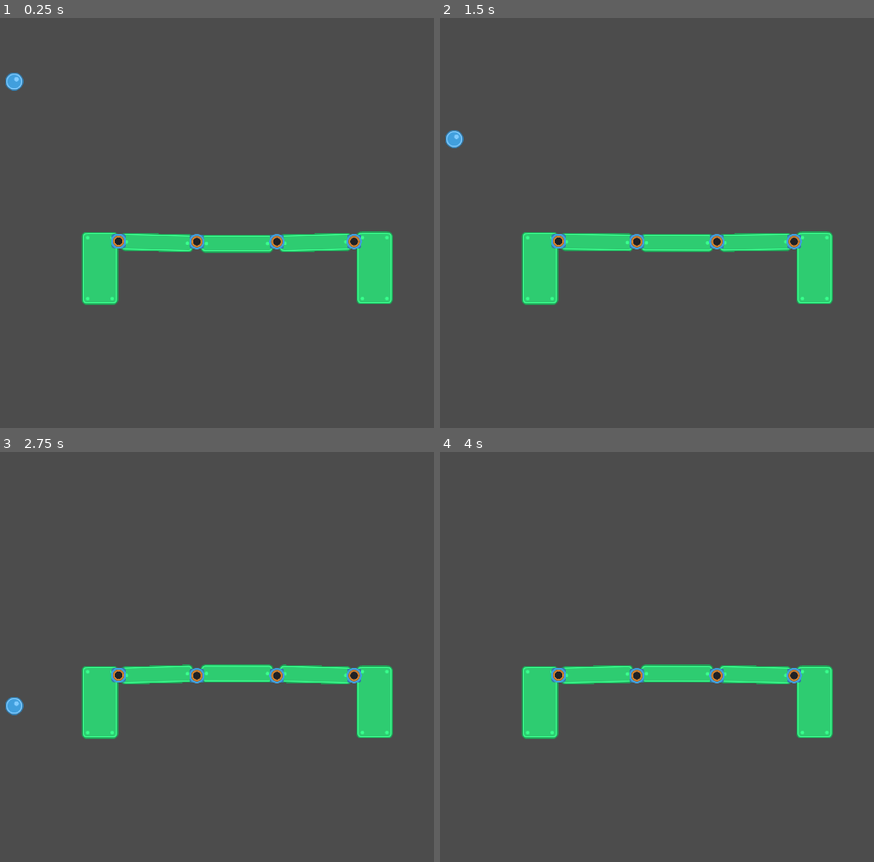
Above: before the commit, frames 1-4 (two rows, left to right).
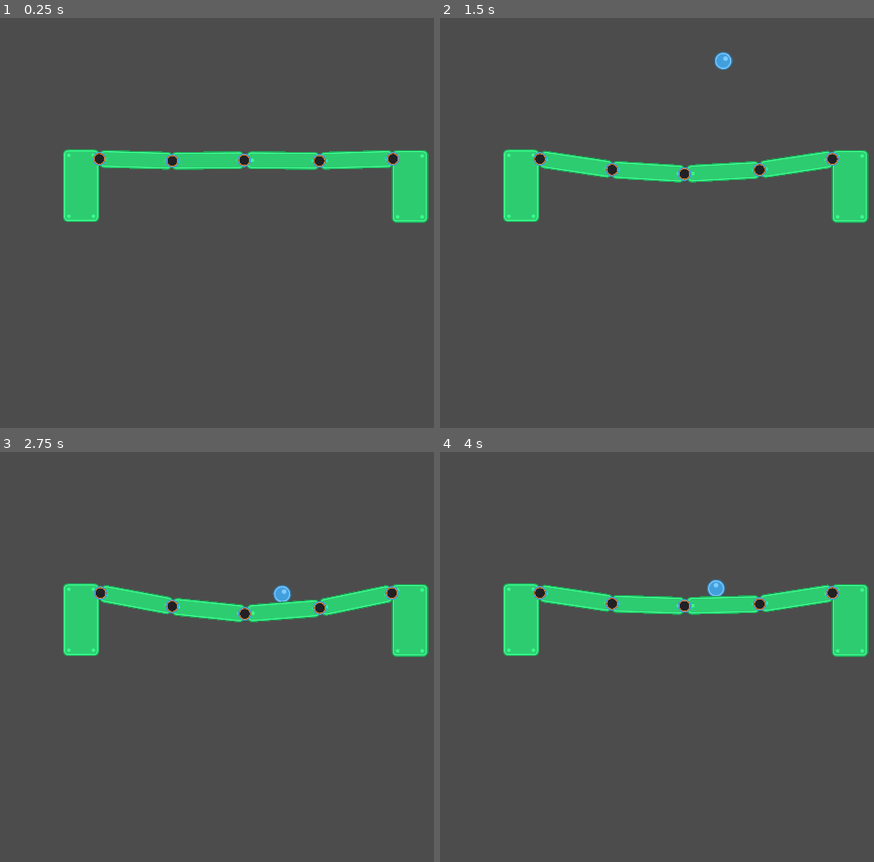
Above: after the commit, the same moments.

Repository: Trece-1101/BreakAndScore
Game: Godot game, scene res://Levels/TestLevel.tscn
Two runs of this game, one before a commit and one after it. Both use one fixed random seed, a clock stepped at 60 frames per second and the inputs below.
Inputs:
- Up to frame 1 (0.25 s): no input
- Up to frame 2 (1.5 s): no input
- Up to frame 3 (2.75 s): no input
- Up to frame 4 (4 s): no input

The runs differ from the first frame. In frame 1, 11% of the frame differs, in the area x 1-99%, y 13-70%; in frame 2, 12%; in frame 3, 12%, in the area x 1-99%, y 32-70%; in frame 4, 12%.

Commit message:
agregado joints

Diff:
--- /dev/null
+++ b/Characters/Block/Block.gd
@@ -0,0 +1,30 @@
+class_name Block
+extends RigidBody2D
+
+export var is_left_extreme:bool = false
+export var is_right_extreme:bool = false
+
+func _ready() -> void:
+	# a if cond else b
+	#var offset:int = -64 if is_left_extreme else 64
+	$Joint.global_position = Vector2(global_position.x + 64, global_position.y);
+	$PinJoint.global_position = $Joint.global_position
+
+	$PinJoint.node_a = self.get_path()
+
+	if is_left_extreme or is_right_extreme:
+		$PinJoint.softness = 0.01
+
+func assign_node_b(other_node: Object) -> void:
+	$PinJoint.node_b = other_node.get_path()
+
+func add_sprite_and_joint(other_node: Object) -> void:
+	var new_sprite := $Joint.duplicate()
+	new_sprite.global_position = Vector2(-64, 0)
+	var new_joint :PinJoint2D = $PinJoint.duplicate()
+	new_joint.global_position = Vector2(-64, 0)
+	new_joint.softness = 0.01
+	new_joint.node_a = self.get_path()
+	new_joint.node_b = other_node.get_path()
+	add_child(new_sprite)
+	add_child(new_joint)
--- a/Characters/Block/Block.tscn
+++ b/Characters/Block/Block.tscn
@@ -1,13 +1,18 @@
-[gd_scene load_steps=3 format=2]
+[gd_scene load_steps=5 format=2]
 
 [ext_resource path="res://Characters/Block/block_narrow.png" type="Texture" id=1]
+[ext_resource path="res://Characters/Block/hole_large_end_alt.png" type="Texture" id=2]
+[ext_resource path="res://Characters/Block/Block.gd" type="Script" id=3]
 
 [sub_resource type="RectangleShape2D" id=1]
 extents = Vector2( 63, 13.5 )
 
 [node name="Block" type="RigidBody2D"]
+z_index = 20
+z_as_relative = false
 collision_layer = 2
 mass = 100.0
+script = ExtResource( 3 )
 
 [node name="Sprite" type="Sprite" parent="."]
 rotation = 1.5708
@@ -15,3 +20,11 @@
 
 [node name="CollisionShape2D" type="CollisionShape2D" parent="."]
 shape = SubResource( 1 )
+
+[node name="Joint" type="Sprite" parent="."]
+position = Vector2( -64.5157, 0.163895 )
+scale = Vector2( 0.3, 0.3 )
+z_index = 1
+texture = ExtResource( 2 )
+
+[node name="PinJoint" type="PinJoint2D" parent="."]
--- /dev/null
+++ b/Characters/Bridge/Bridge.gd
@@ -0,0 +1,10 @@
+extends Node2D
+
+
+func _ready() -> void:
+	for i in range(0, get_child_count()):
+		var obj := get_child(i)
+		if obj is Block:
+			obj.assign_node_b(get_child(i + 1))
+			if obj.is_left_extreme:
+				obj.add_sprite_and_joint(get_child(i - 1))
--- a/Characters/Joint/Joint.tscn
+++ b/Characters/Joint/Joint.tscn
@@ -2,8 +2,10 @@
 
 [ext_resource path="res://Characters/Joint/hole_small_end_alt.png" type="Texture" id=1]
 
-[node name="Joint" type="PinJoint2D"]
+[node name="Joint" type="Node2D"]
 
 [node name="Sprite" type="Sprite" parent="."]
-scale = Vector2( 0.555595, 0.555595 )
+scale = Vector2( 0.403241, 0.403241 )
 texture = ExtResource( 1 )
+
+[node name="PinJoint2D" type="PinJoint2D" parent="."]
--- a/Levels/TestLevel.tscn
+++ b/Levels/TestLevel.tscn
@@ -3,7 +3,7 @@
 [ext_resource path="res://Characters/Ball/Ball.tscn" type="PackedScene" id=1]
 [ext_resource path="res://Characters/Block/Block.tscn" type="PackedScene" id=2]
 [ext_resource path="res://Characters/Block/block_large.png" type="Texture" id=3]
-[ext_resource path="res://Characters/Joint/Joint.tscn" type="PackedScene" id=4]
+[ext_resource path="res://Characters/Bridge/Bridge.gd" type="Script" id=4]
 
 [sub_resource type="RectangleShape2D" id=1]
 extents = Vector2( 30.1759, 58.9436 )
@@ -11,63 +11,50 @@
 [node name="TestLevel" type="Node"]
 
 [node name="Ball" parent="." instance=ExtResource( 1 )]
-position = Vector2( 108.152, 108.65 )
+position = Vector2( 580.234, -28.5914 )
 
-[node name="Block" parent="." instance=ExtResource( 2 )]
-position = Vector2( 499.144, 392.701 )
+[node name="Bridge" type="Node2D" parent="."]
+position = Vector2( 699.831, 294.455 )
+script = ExtResource( 4 )
 
-[node name="Block2" parent="." instance=ExtResource( 2 )]
-position = Vector2( 358.659, 392.701 )
-
-[node name="Block3" parent="." instance=ExtResource( 2 )]
-position = Vector2( 636.659, 392.701 )
-
-[node name="StaticBody2D" type="StaticBody2D" parent="."]
-position = Vector2( 740.031, 439.136 )
+[node name="StaticBodyLeft" type="StaticBody2D" parent="Bridge"]
+position = Vector2( -474.801, 0 )
 collision_layer = 8
 collision_mask = 0
 __meta__ = {
 "_edit_group_": true
 }
 
-[node name="Sprite" type="Sprite" parent="StaticBody2D"]
+[node name="Sprite" type="Sprite" parent="Bridge/StaticBodyLeft"]
 texture = ExtResource( 3 )
 
-[node name="CollisionShape2D" type="CollisionShape2D" parent="StaticBody2D"]
+[node name="CollisionShape2D" type="CollisionShape2D" parent="Bridge/StaticBodyLeft"]
 shape = SubResource( 1 )
 
-[node name="StaticBody2D2" type="StaticBody2D" parent="."]
-position = Vector2( 258.009, 439.299 )
+[node name="BlockLeft" parent="Bridge" instance=ExtResource( 2 )]
+position = Vector2( -378.27, -47.1434 )
+is_left_extreme = true
+
+[node name="BlockCenterL" parent="Bridge" instance=ExtResource( 2 )]
+position = Vector2( -252.163, -47.1434 )
+
+[node name="BlockCenterR" parent="Bridge" instance=ExtResource( 2 )]
+position = Vector2( -120.103, -47.1434 )
+
+[node name="BlockRight" parent="Bridge" instance=ExtResource( 2 )]
+position = Vector2( 8.97974, -47.1434 )
+is_right_extreme = true
+
+[node name="StaticBodyRight" type="StaticBody2D" parent="Bridge"]
+position = Vector2( 102.144, 1.12247 )
 collision_layer = 8
 collision_mask = 0
 __meta__ = {
 "_edit_group_": true
 }
 
-[node name="Sprite" type="Sprite" parent="StaticBody2D2"]
+[node name="Sprite" type="Sprite" parent="Bridge/StaticBodyRight"]
 texture = ExtResource( 3 )
 
-[node name="CollisionShape2D" type="CollisionShape2D" parent="StaticBody2D2"]
+[node name="CollisionShape2D" type="CollisionShape2D" parent="Bridge/StaticBodyRight"]
 shape = SubResource( 1 )
-
-[node name="Joint" parent="." instance=ExtResource( 4 )]
-position = Vector2( 291.299, 391.876 )
-node_a = NodePath("../StaticBody2D2")
-node_b = NodePath("../Block2")
-
-[node name="Joint2" parent="." instance=ExtResource( 4 )]
-position = Vector2( 428.636, 392.729 )
-node_a = NodePath("../Block2")
-node_b = NodePath("../Block")
-disable_collision = false
-
-[node name="Joint3" parent="." instance=ExtResource( 4 )]
-position = Vector2( 569.136, 392.729 )
-node_a = NodePath("../Block3")
-node_b = NodePath("../Block")
-disable_collision = false
-
-[node name="Joint4" parent="." instance=ExtResource( 4 )]
-position = Vector2( 704.643, 392.546 )
-node_a = NodePath("../StaticBody2D")
-node_b = NodePath("../Block3")
--- a/project.godot
+++ b/project.godot
@@ -7,6 +7,16 @@
 ;   param=value ; assign values to parameters
 
 config_version=4
+
+_global_script_classes=[ {
+"base": "RigidBody2D",
+"class": "Block",
+"language": "GDScript",
+"path": "res://Characters/Block/Block.gd"
+} ]
+_global_script_class_icons={
+"Block": ""
+}
 
 [application]
 
Binary file added: Characters/Block/hole_large_end_alt.png
Not shown, added: Characters/Block/hole_large_end_alt.png.import
